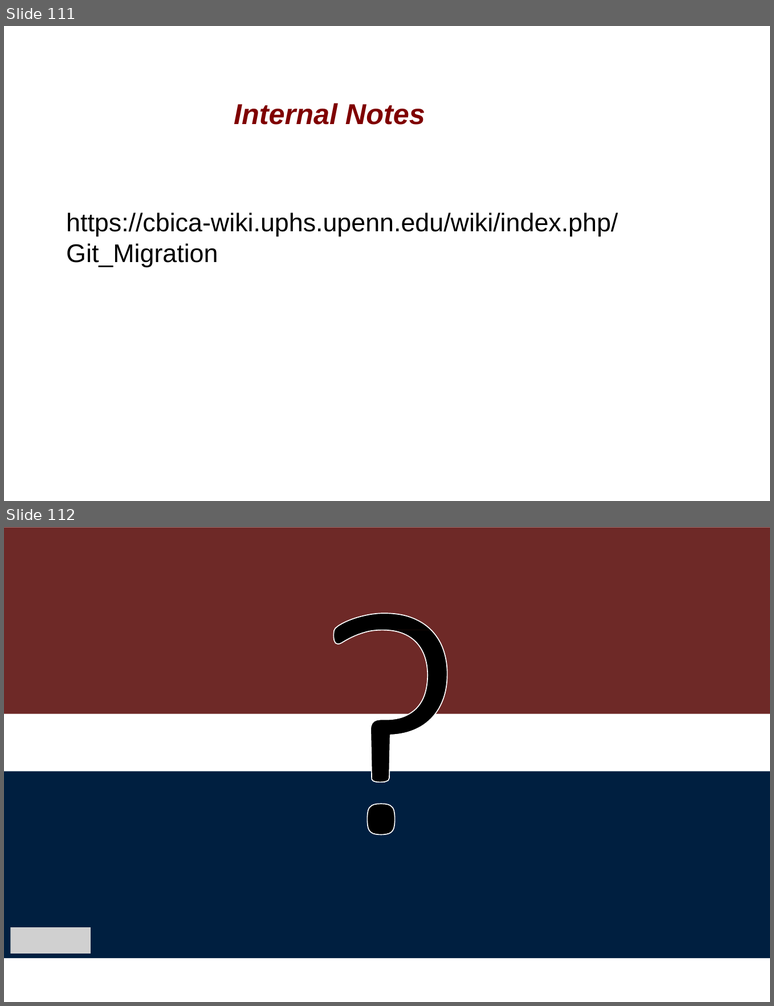
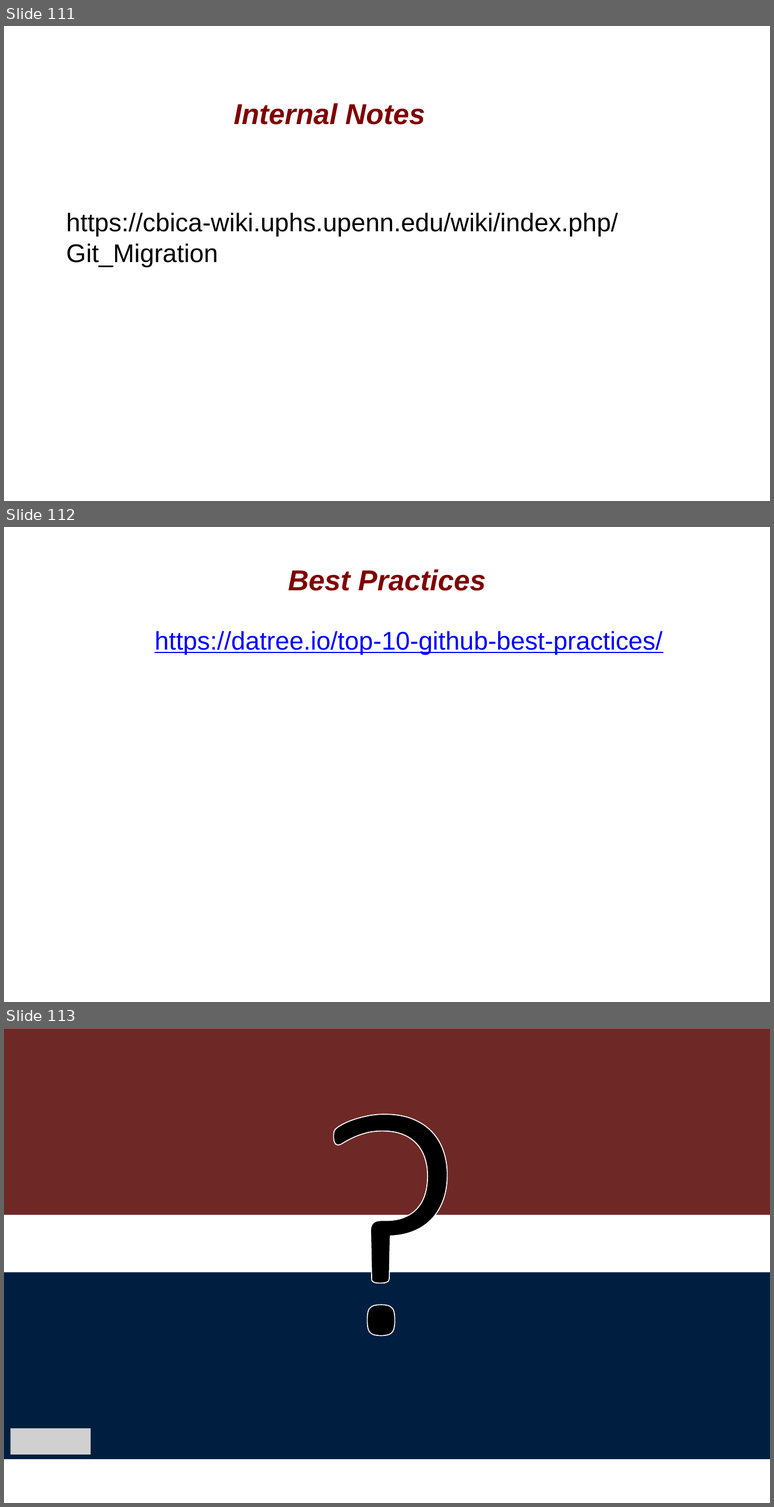
Before and after one commit to CBICA/Tutorials, a slide deck: 00_Versioning/00_Versioning_Git.pptx. Shown one above the other, each under a label of ours: slides 111 and 112 before the commit, slides 111, 112 and 113 after it. The pictures are 774x1006 and 774x1507 pixels, drawn with LibreOffice and Linux fonts; fonts in the diff are those of the drawing; grey boxes stand for pictures; background and template pictures are left out. Boxes give left, top, right and bottom in pixels: in the first picture for what was removed or moved away, otherwise in the second. Text is boxed around its words. In the diff, an @@ line names an element or a change of style, - is before the commit and + after.

```diff
--- a/00_Versioning/00_Versioning_Git.pptx
+++ b/00_Versioning/00_Versioning_Git.pptx
@@ slide 112 added at [4,527,770,1002], background #FFFFFF @@
@@ title added at [288,569,486,591], 36 pt, text #7F0000, bold, italic @@
+Best Practices
@@ text added at [154,631,662,654], 32 pt, text #0000FF, underline @@
+https://datree.io/top-10-github-best-practices/
@@ what was slide 112 is now slide 113 @@
```
